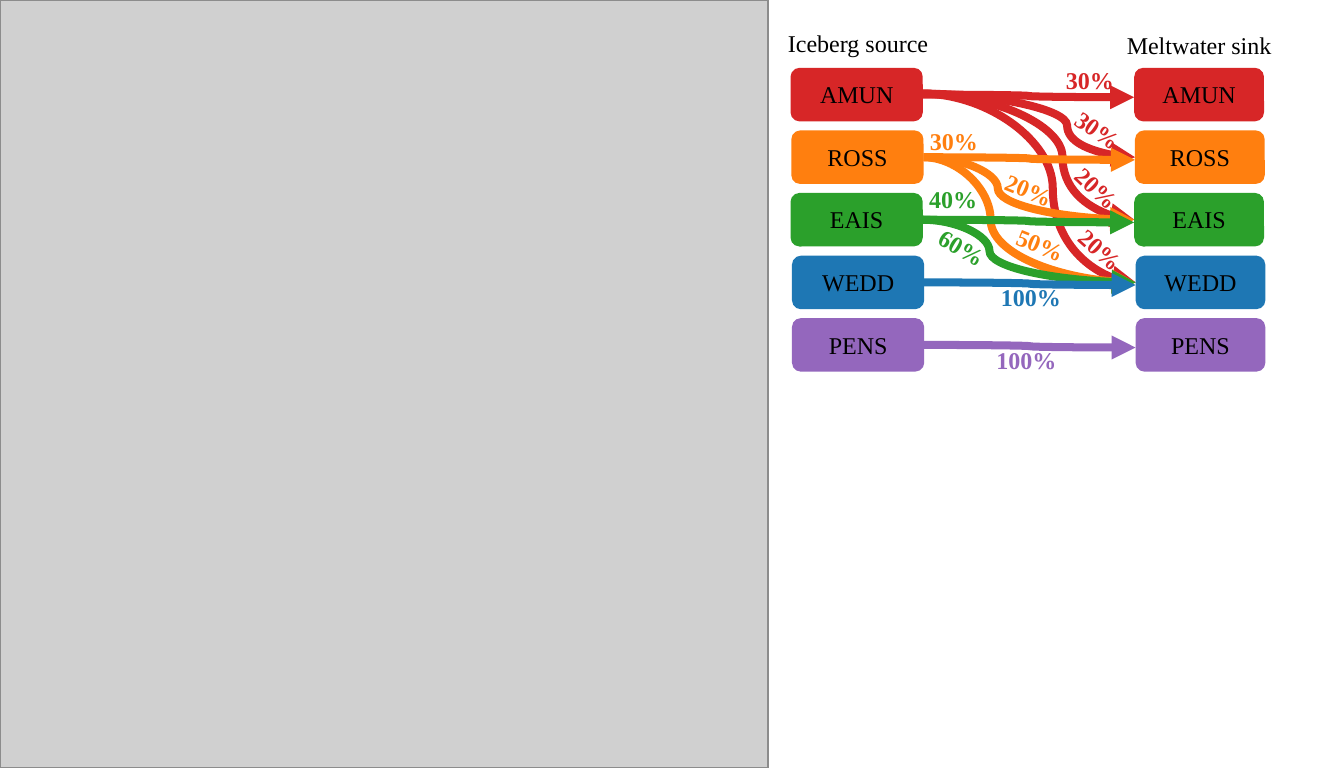
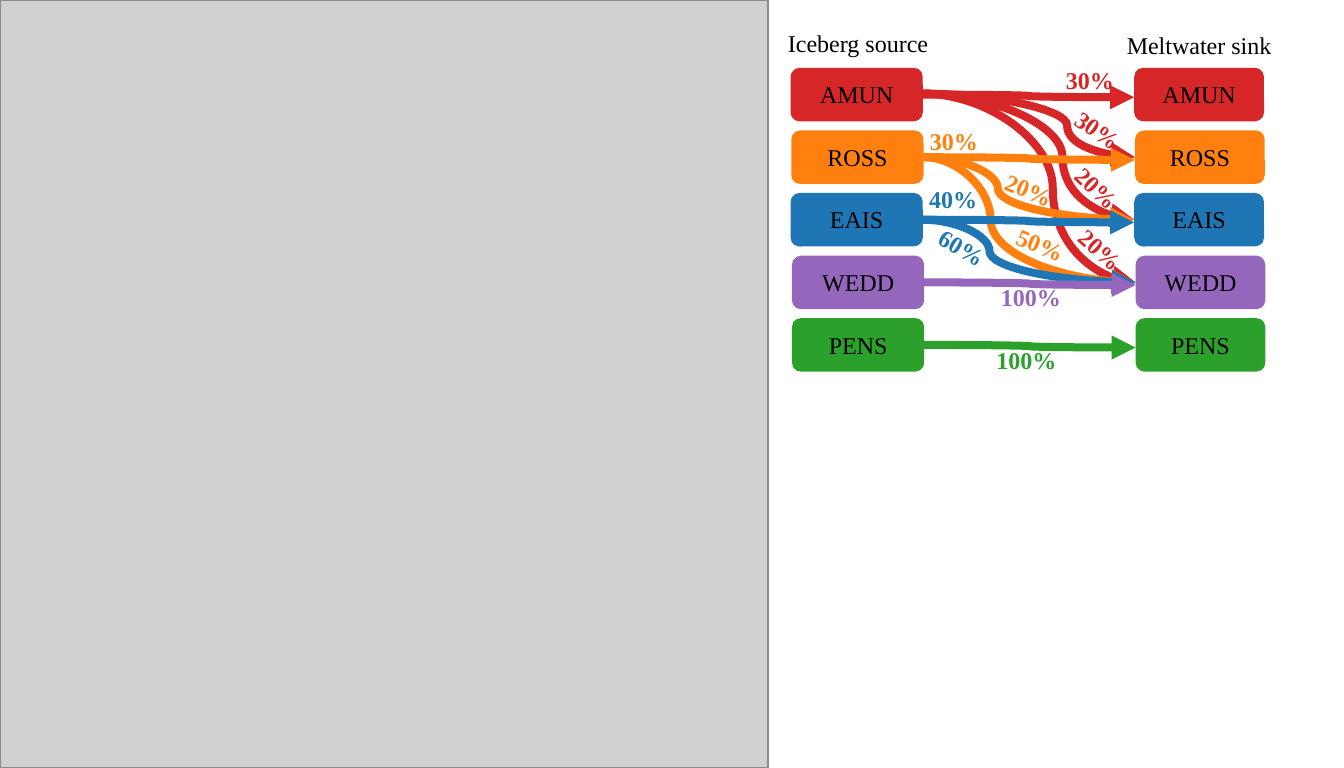
Before and after one commit to erwinlambert/feedback, a slide deck: slide 1 of draftfigs/masks_plus.pptx. Drawn at 1344x768 pixels with LibreOffice and Linux fonts; fonts in the diff are those of the drawing; grey boxes stand for pictures. Boxes give left, top, right and bottom in pixels: in the first picture for what was removed or moved away, otherwise in the second. Text is boxed around its words. In the diff, an @@ line names an element or a change of style, - is before the commit and + after.

```diff
--- a/draftfigs/masks_plus.pptx
+++ b/draftfigs/masks_plus.pptx
@@ text "40%" at (x1=929, y1=189, x2=977, y2=209): text colour #2BA02B to #1E77B4 @@
@@ rounded rectangle "EAIS" at (x1=791, y1=192, x2=924, y2=246): fill #2BA02B to #1E77B4 @@
@@ text "60%" at (x1=936, y1=225, x2=957, y2=253): text colour #2BA02B to #1E77B4 @@
@@ rounded rectangle "EAIS" at (x1=1135, y1=192, x2=1265, y2=246): fill #2BA02B to #1E77B4 @@
@@ curved arrow (924, 219) - (1135, 223): stroke #2BA02B 3 pt to #1E77B4 3 pt @@
@@ curved arrow (924, 219) - (1135, 282): stroke #2BA02B 3 pt to #1E77B4 3 pt @@
@@ rounded rectangle "WEDD" at (x1=791, y1=255, x2=924, y2=309): fill #1E77B4 to #9467BD @@
@@ rounded rectangle "WEDD" at (x1=1135, y1=255, x2=1265, y2=309): fill #1E77B4 to #9467BD @@
@@ curved arrow (924, 282) - (1135, 284): stroke #1E77B4 3 pt to #9467BD 3 pt @@
@@ text "100%" at (x1=1001, y1=288, x2=1061, y2=307): text colour #1E77B4 to #9467BD @@
@@ rounded rectangle "PENS" at (x1=791, y1=319, x2=924, y2=372): fill #9467BD to #2BA02B @@
@@ rounded rectangle "PENS" at (x1=1135, y1=319, x2=1265, y2=372): fill #9467BD to #2BA02B @@
@@ curved arrow (924, 346) - (1135, 348): stroke #9467BD 3 pt to #2BA02B 3 pt @@
@@ text "100%" at (x1=996, y1=350, x2=1056, y2=370): text colour #9467BD to #2BA02B @@
```
Also in this commit, not shown: 8 other files.
